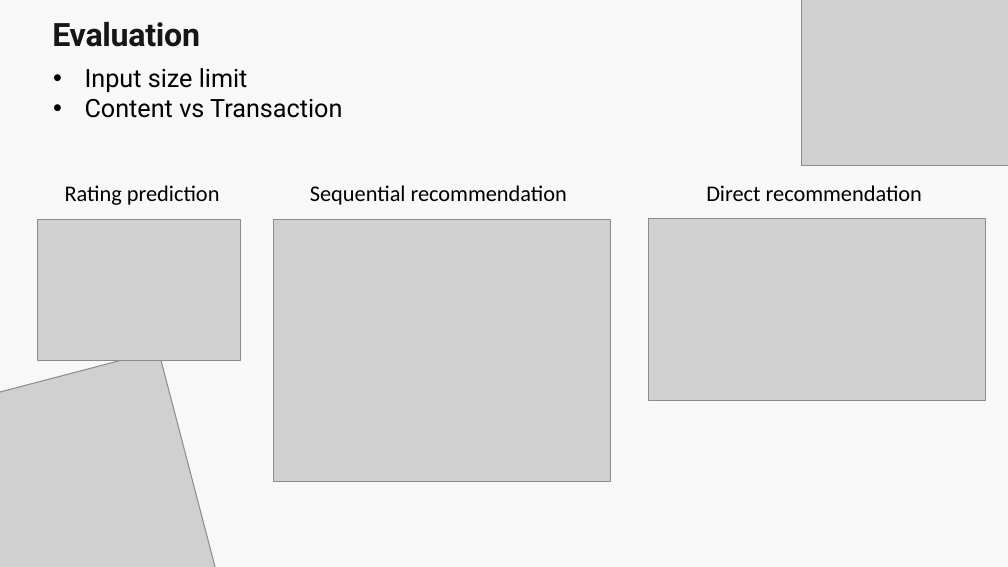
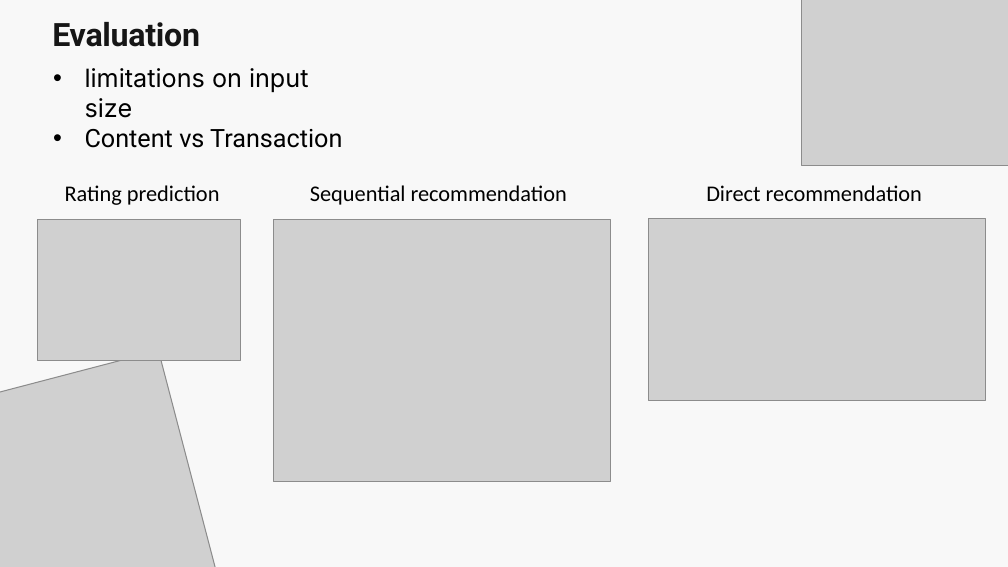
Before and after one commit to peyman886/NLP, a slide deck: slide 6 of YaghoubZadeh 1402-2/Project/report/4. presentation.pptx. Drawn at 1008x567 pixels with LibreOffice and Linux fonts; fonts in the diff are those of the drawing; grey boxes stand for pictures. Boxes give left, top, right and bottom in pixels: in the first picture for what was removed or moved away, otherwise in the second. Text is boxed around its words. In the diff, an @@ line names an element or a change of style, - is before the commit and + after.

```diff
--- a/YaghoubZadeh 1402-2/Project/report/4. presentation.pptx
+++ b/YaghoubZadeh 1402-2/Project/report/4. presentation.pptx
@@ text at bbox=[85, 68, 309, 118]: text changed; font Roboto to Inter @@
-• Input size limit
+• limitations on input size
```
